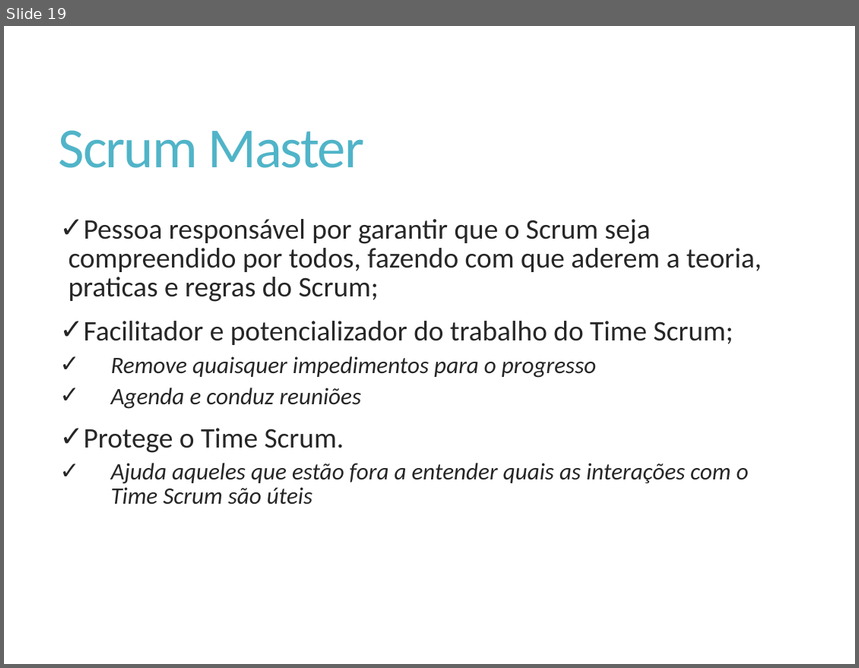
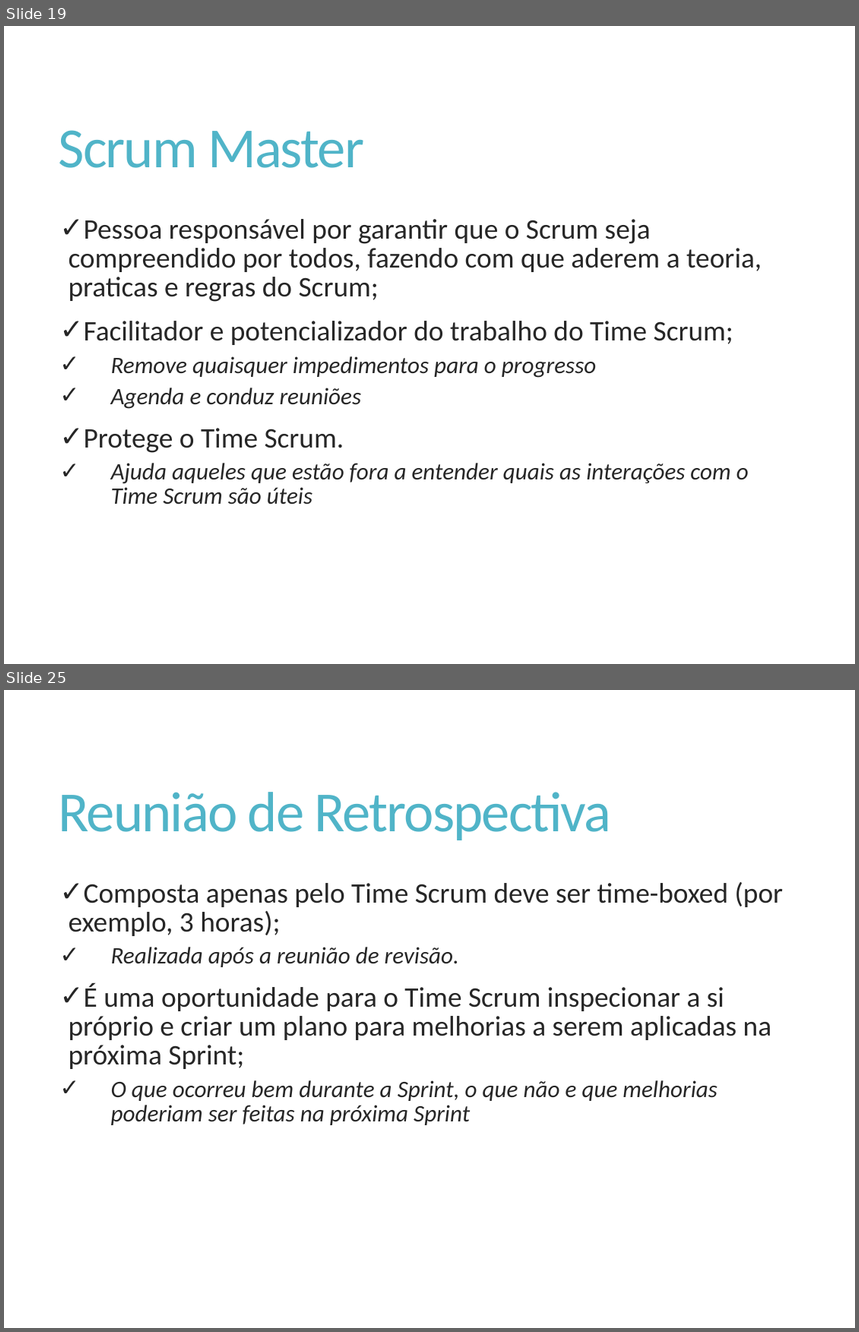
Before and after one commit to Elton-Garbin/TCC-2016, a slide deck: StartIdea/StartIdea.Docs/Apresentacao.pptx. Shown one above the other, each under a label of ours: slide 19 before the commit, slides 19 and 25 after it; the slides between them are not shown. The pictures are 859x668 and 859x1332 pixels, drawn with LibreOffice and Linux fonts; fonts in the diff are those of the drawing. Boxes give left, top, right and bottom in pixels: in the first picture for what was removed or moved away, otherwise in the second. Text is boxed around its words. In the diff, an @@ line names an element or a change of style, - is before the commit and + after.

Commit message:
Eventos Scrum

```diff
--- a/StartIdea/StartIdea.Docs/Apresentacao.pptx
+++ b/StartIdea/StartIdea.Docs/Apresentacao.pptx
@@ slide 25 added at <box>4,690,855,1328</box>, background #FFFFFF @@
@@ title added at <box>59,792,611,840</box>, 48 pt, text #50B4C8 @@
+Reunião de Retrospectiva
@@ text added at <box>69,882,784,1125</box>, 24 pt, text #262626 @@
+✓ Composta apenas pelo Time Scrum deve ser time-boxed (por exemplo, 3 horas);
+    ✓ Realizada após a reunião de revisão.
+✓ É uma oportunidade para o Time Scrum inspecionar a si próprio e criar um plano para melhorias a serem aplicadas na próxima Sprint;
+    ✓ O que ocorreu bem durante a Sprint, o que não e que melhorias poderiam ser feitas na próxima Sprint
```
Also in this commit, not shown: 1 slide changed, 5 other slides added, 1 slide removed.
